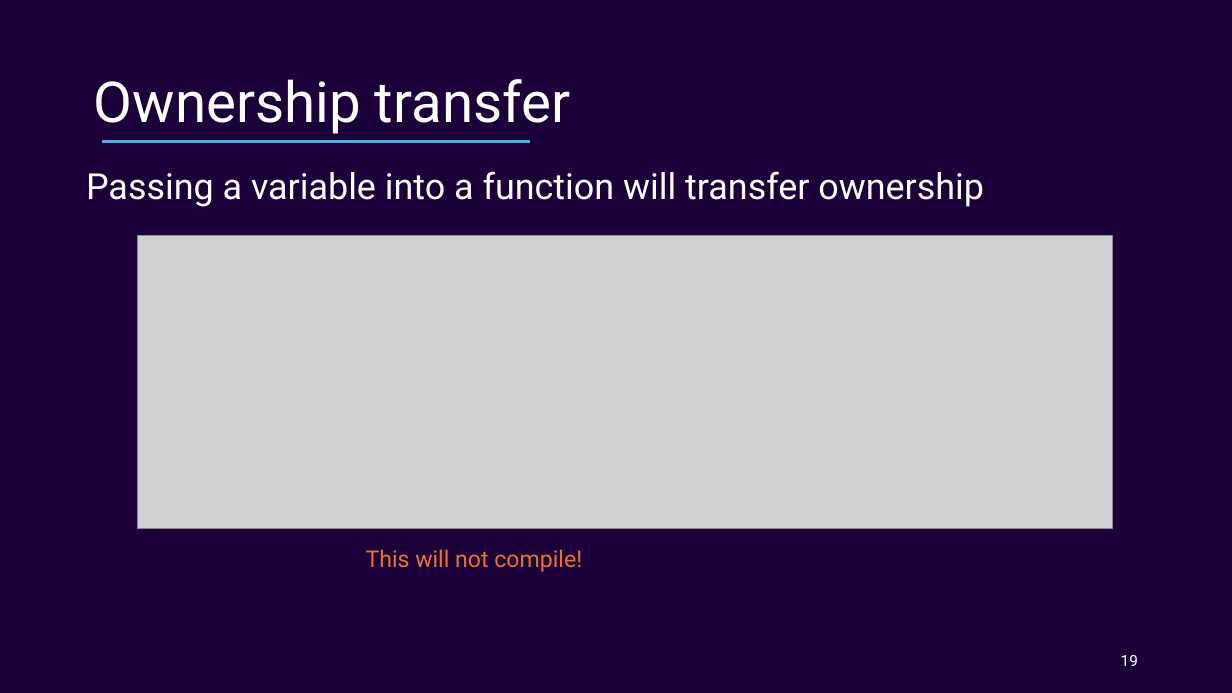
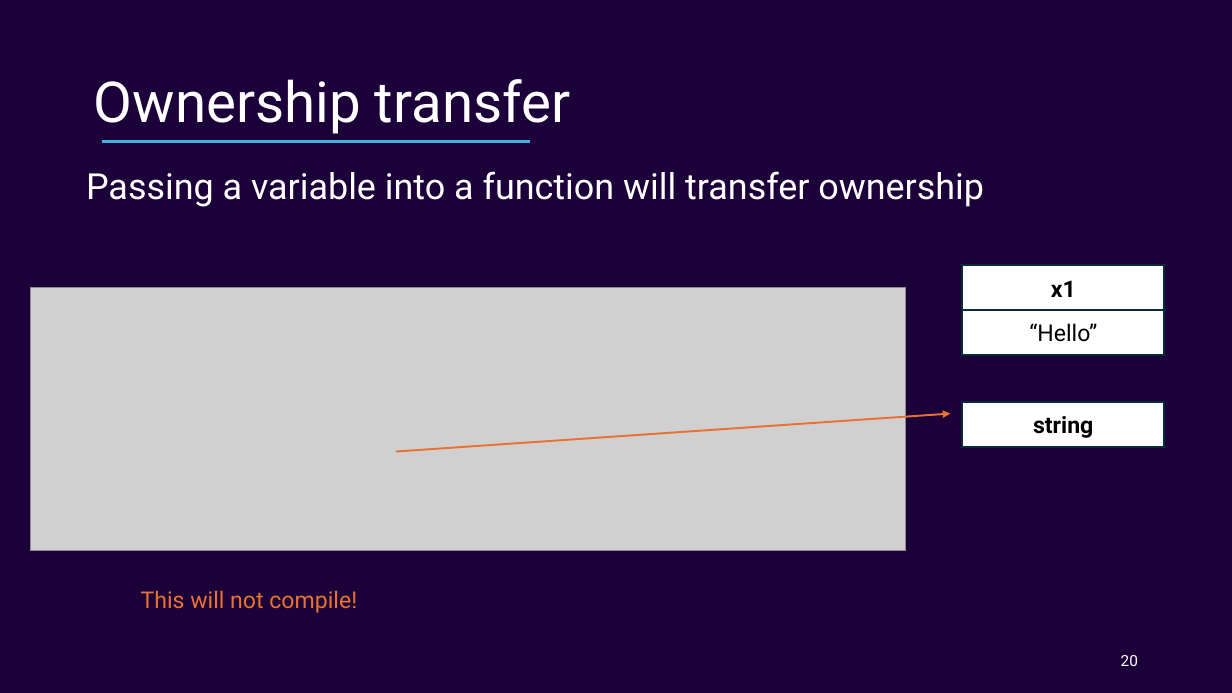
Before and after one commit to Ordina-Group/pythoneers-rust-workshop, a slide deck: slide 20 of Rust.pptx (slide 19 before the commit). Drawn at 1232x693 pixels with LibreOffice and Linux fonts; fonts in the diff are those of the drawing; grey boxes stand for pictures. Boxes give left, top, right and bottom in pixels: in the first picture for what was removed or moved away, otherwise in the second. Text is boxed around its words. In the diff, an @@ line names an element or a change of style, - is before the commit and + after.

```diff
--- a/Rust.pptx
+++ b/Rust.pptx
@@ rectangle added at <box>963,265,1165,310</box>, fill #FFFFFF, outline #092A39 1.5 pt, 18 pt, text #000000, bold @@
+x1
@@ picture: place and size @@
-picture at <box>138,236,1113,529</box>
+picture at <box>30,287,906,551</box>
@@ rectangle added at <box>963,311,1165,355</box>, fill #FFFFFF, outline #092A39 1.5 pt, 18 pt, text #000000 @@
+“Hello”
@@ arrow added from (396, 452) to (951, 414), #E97132 1.5 pt @@
@@ rectangle added at <box>963,402,1165,446</box>, fill #FFFFFF, outline #092A39 1.5 pt, 18 pt, text #000000, bold @@
+string
@@ text "This will not compile!": place and size @@
-text "This will not compile!" at <box>366,549,582,572</box>
+text "This will not compile!" at <box>141,590,357,613</box>
@@ page number at <box>1121,655,1138,666</box>: text changed @@
-19
+20
```
Also in this commit, not shown: 7 other slides changed, 1 slide added.
